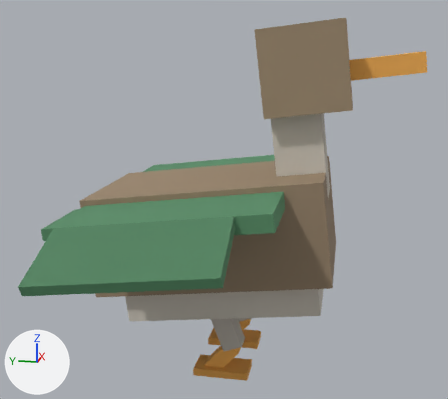
An edit to the glTF model assets/creatures/duck/model.glb, drawn before and after from the same camera.
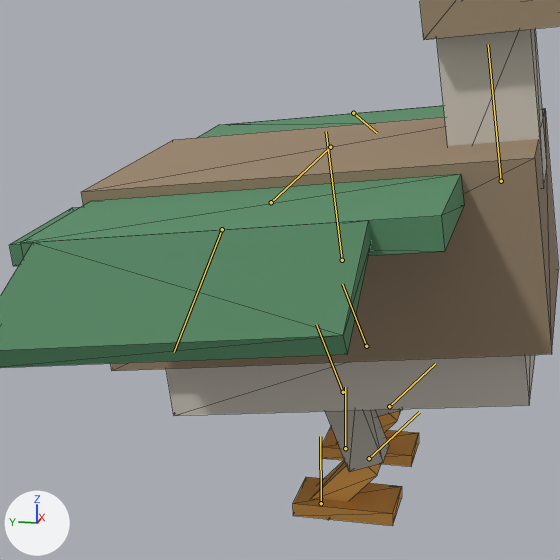
Each version appears first whole from a camera (50 mm lens) standing at (-0.671, -0.139, 0.375) and looking at (0.0, -0.005, 0.207), and next in a close-up on the part from 8% to 75% of the width and 25% to 100% of the height. Lighting does not change. The marker at lower left points along +X, +Y and +Z. The last two pictures show the newer version. Both versions are drawn at frame 0 of the action 'fall'; the numbers are the values there. The bones that change, and the others that lie on the model, are drawn over the model as lines in the close-ups. The close-ups show mesh edges as thin lines.

In view in the first close-up: 'built'.
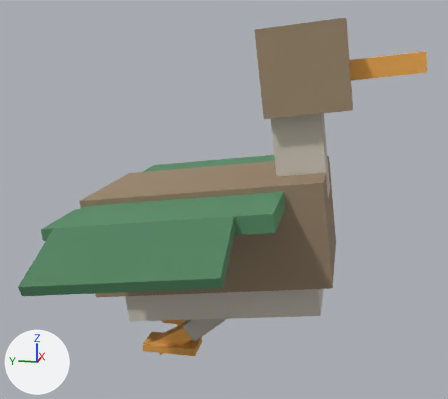
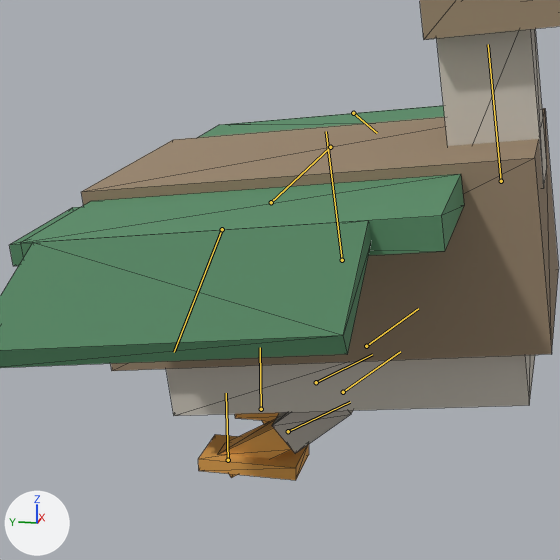
The change, as JSON lines over the scene's bpy script:
```json
{"block": "bone_leg_l0", "where": "bone_leg_l0 = bpy.data.objects['creature'].pose.bones['leg_l0']  # child of 'body'"}
{"op": "set", "path": "bone_leg_l0.rotation_quaternion", "old": "(0.992, -0.122, 0.0, 0.0)", "new": "(0.879, 0.478, 0.0, 0.0)", "note": "degrees (-14, 0, 0) -> degrees (57, 0, 0)"}
{"block": "bone_leg_l0_knee", "where": "bone_leg_l0_knee = bpy.data.objects['creature'].pose.bones['leg_l0_knee']  # child of 'leg_l0'"}
{"op": "set", "path": "bone_leg_l0_knee.rotation_quaternion", "old": "(0.853, 0.523, 0.0, 0.0)", "new": "(0.997, 0.08, 0.0, 0.0)", "note": "degrees (63, 0, 0) -> degrees (9, 0, 0)"}
{"block": "bone_leg_l0_foot", "where": "bone_leg_l0_foot = bpy.data.objects['creature'].pose.bones['leg_l0_foot']  # child of 'leg_l0_knee'"}
{"op": "set", "path": "bone_leg_l0_foot.rotation_quaternion", "old": "(0.933, -0.359, 0.0, 0.0)", "new": "(0.869, -0.495, 0.0, 0.0)", "note": "degrees (-42, 0, 0) -> degrees (-59, 0, 0)"}
{"block": "bone_leg_r0", "where": "bone_leg_r0 = bpy.data.objects['creature'].pose.bones['leg_r0']  # child of 'body'"}
{"op": "set", "path": "bone_leg_r0.rotation_quaternion", "old": "(0.992, -0.122, 0.0, 0.0)", "new": "(0.879, 0.478, 0.0, 0.0)", "note": "degrees (-14, 0, 0) -> degrees (57, 0, 0)"}
{"block": "bone_leg_r0_knee", "where": "bone_leg_r0_knee = bpy.data.objects['creature'].pose.bones['leg_r0_knee']  # child of 'leg_r0'"}
{"op": "set", "path": "bone_leg_r0_knee.rotation_quaternion", "old": "(0.853, 0.523, 0.0, 0.0)", "new": "(0.997, 0.08, 0.0, 0.0)", "note": "degrees (63, 0, 0) -> degrees (9, 0, 0)"}
{"block": "bone_leg_r0_foot", "where": "bone_leg_r0_foot = bpy.data.objects['creature'].pose.bones['leg_r0_foot']  # child of 'leg_r0_knee'"}
{"op": "set", "path": "bone_leg_r0_foot.rotation_quaternion", "old": "(0.933, -0.359, 0.0, 0.0)", "new": "(0.869, -0.495, 0.0, 0.0)", "note": "degrees (-42, 0, 0) -> degrees (-59, 0, 0)"}
```

Boxes (x1, y1, x2, y2) around the edits, measured in the close-ups (560 x 560 px):
```json
{"object": "built", "change": "posed", "before": [0, 0, 560, 526], "after": [0, 0, 560, 480]}
{"bone": "leg_l0", "before": "(343, 392) to (316, 324)", "after": "(343, 392) to (400, 351)"}
{"bone": "leg_l0_knee", "before": "(369, 458) to (419, 412)", "after": "(288, 431) to (350, 402)"}
{"bone": "leg_l0_foot", "before": "(321, 503) to (320, 436)", "after": "(228, 460) to (226, 393)"}
{"bone": "leg_r0", "before": "(366, 346) to (342, 284)", "after": "(366, 346) to (418, 308)"}
{"bone": "leg_r0_knee", "before": "(389, 406) to (435, 363)", "after": "(316, 382) to (372, 354)"}
{"bone": "leg_r0_foot", "before": "(345, 448) to (345, 387)", "after": "(261, 409) to (260, 347)"}
```
